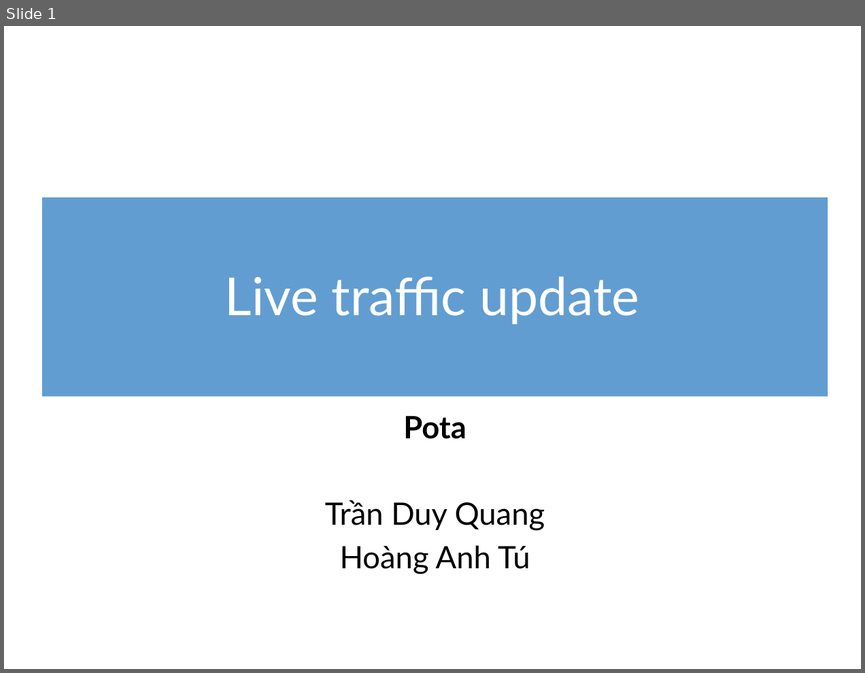
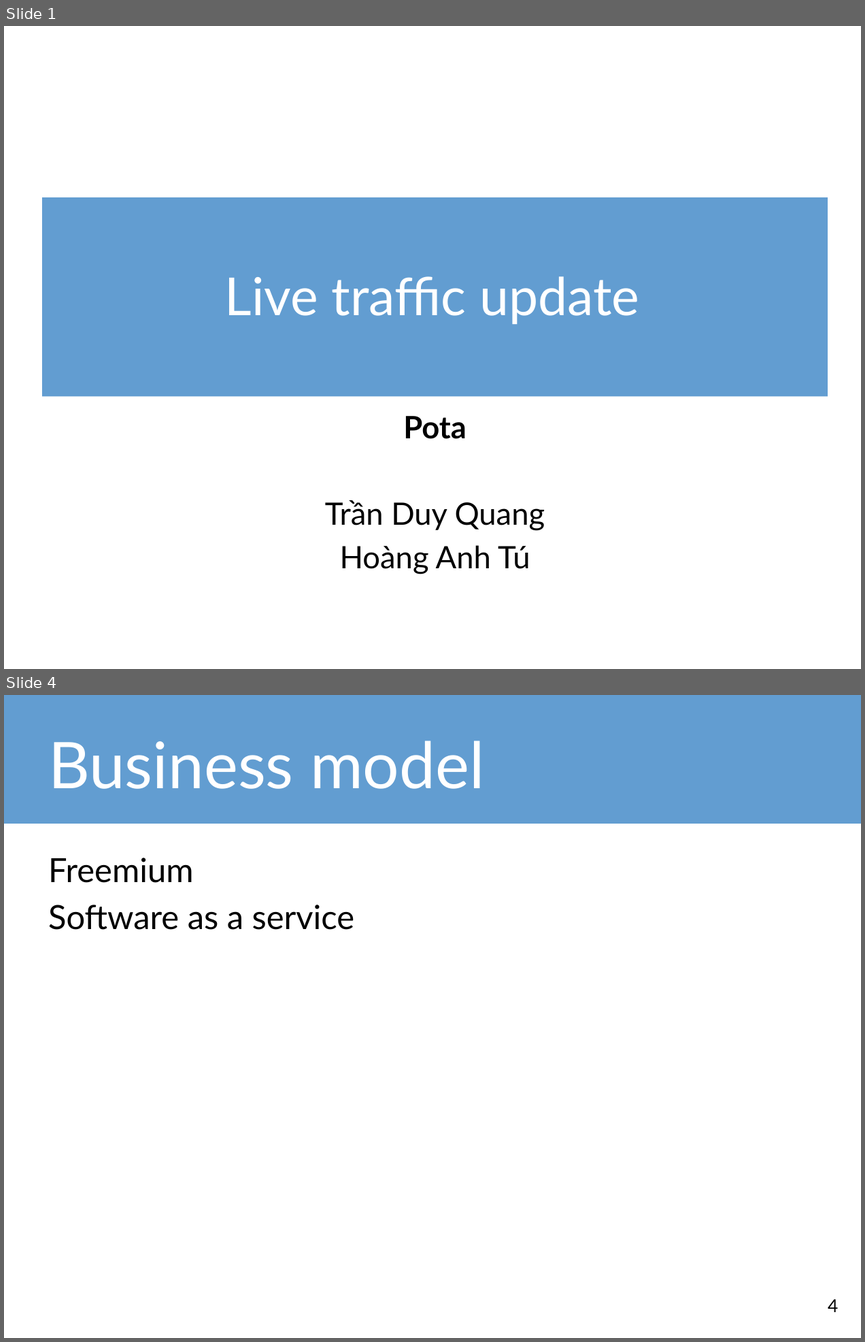
Before and after one commit to tdquang7/pota-hack-livetraffice, a slide deck: m2WorkHackathon-LiveTrafficUpdate.pptx. Shown one above the other, each under a label of ours: slide 1 before the commit, slides 1 and 4 after it; the slides between them are not shown. The pictures are 865x673 and 865x1342 pixels, drawn with LibreOffice and Linux fonts; fonts in the diff are those of the drawing. Boxes give left, top, right and bottom in pixels: in the first picture for what was removed or moved away, otherwise in the second. Text is boxed around its words. In the diff, an @@ line names an element or a change of style, - is before the commit and + after.

```diff
--- a/m2WorkHackathon-LiveTrafficUpdate.pptx
+++ b/m2WorkHackathon-LiveTrafficUpdate.pptx
@@ slide 4 added at bbox=[4, 695, 861, 1338], background #FFFFFF @@
@@ rectangle added at bbox=[4, 695, 861, 824], fill #629DD1 @@
@@ title added at bbox=[48, 741, 484, 789], 54 pt, text #FFFFFF @@
+Business model
@@ text added at bbox=[48, 858, 355, 930], 28 pt, text #000000 @@
+Freemium
+Software as a service
@@ page number added at bbox=[827, 1299, 838, 1312], 15 pt, text #000000 @@
+4
```
Also in this commit, not shown: 3 slides changed, 10 other slides added, 3 slides removed, 1 other file.
